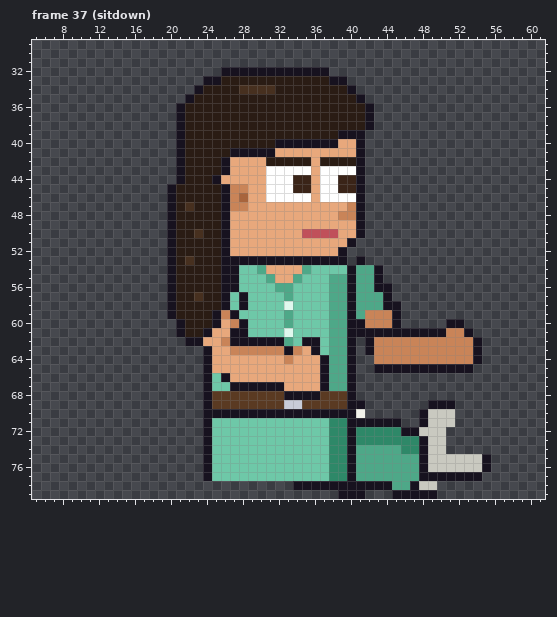
Pixel-art file: sprites/clients/client_dentrec_b_right_anim.aseprite. Above, as it was before the edit.
64x80 pixels, 129 frames. Shown: frame 37 (sitdown): x 5..61, y 29..79. The commit also changed other frames, which this record leaves out.
The same view after the edit:
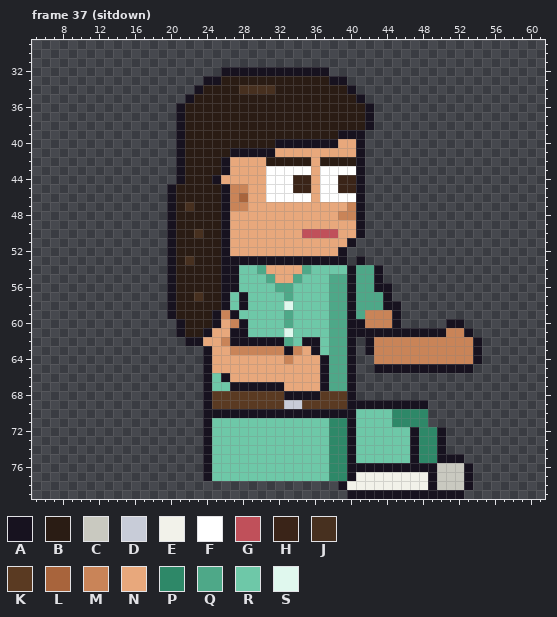
Palette (. is transparent): A #17121f  B #2a1c14  C #c9c9c0  D #c8ccd8  E #f2f2ea  F #ffffff  G #c0505a  H #3a2418  J #47301f  K #5a3a22  L #a8643c  M #c98458  N #e8a87c  P #2e8868  Q #4ea888  R #6ec8a8  S #e0f8ee
Edits made:
Frame 37 (sitdown), layers "Pants", "Shoes":
Colour A is added in row 69 at x 42 to 48; in row 78 at x 53; in row 79 at x 42 to 44 and 50 to 52.
Colour A replaces colour C in rows 72 to 74 at x 50; in row 75 at x 50 to 52; in row 76 at x 49 and 53; in row 78 at x 49.
Colour A replaces colour P in rows 73 to 74 at x 47.
Colour A replaces colour Q in row 75 at x 47; in row 76 at x 41 to 47.
Colour C is added in row 78 at x 50 to 52.
Colour C replaces colour A in row 77 at x 50 to 52.
Colour E replaces colour A in row 77 at x 48; in row 78 at x 40 to 44 and 47.
Colour E replaces colour C in row 78 at x 48.
Colour E replaces colour Q in row 77 at x 41 to 47; in row 78 at x 45 to 46.
Colour P is added in row 70 at x 45 to 47; in row 71 at x 46 to 47.
Colour P replaces colour A in row 70 at x 48; in row 71 at x 45 and 48; in rows 73 to 75 at x 48.
Colour P replaces colour C in row 72 at x 48 to 49; in rows 73 to 75 at x 49.
Colour R is added in row 70 at x 42 to 44.
Colour R replaces colour A in row 71 at x 41 to 44; in row 72 at x 46.
Colour R replaces colour E in row 70 at x 41.
Colour R replaces colour P in row 72 at x 41 to 45; in row 73 at x 41 to 46; in row 74 at x 46.
Colour R replaces colour Q in row 74 at x 41 to 45; in row 75 at x 41 to 46.
Colour A is removed in row 69 at x 49 to 51; in rows 75 to 76 at x 55; in row 77 at x 54; in row 78 at x 34 to 38; in row 79 at x 39.
Colour C is removed in rows 70 to 71 at x 49 to 51; in row 75 at x 53 to 54; in row 76 at x 54.
Where, in picture pixels (left, top, right, bottom), the same in both pictures:
changed: (293, 400, 491, 499)
